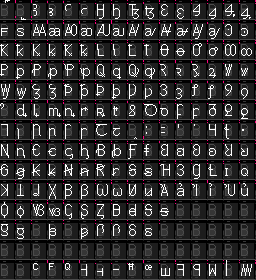
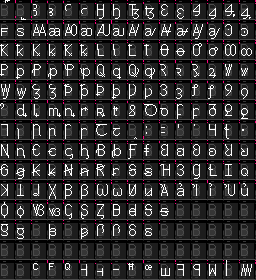
Layered file, before and after one edit (256 × 280). Changes by layer:
painted on "Glyphs" over <box>115,164,232,176</box>
